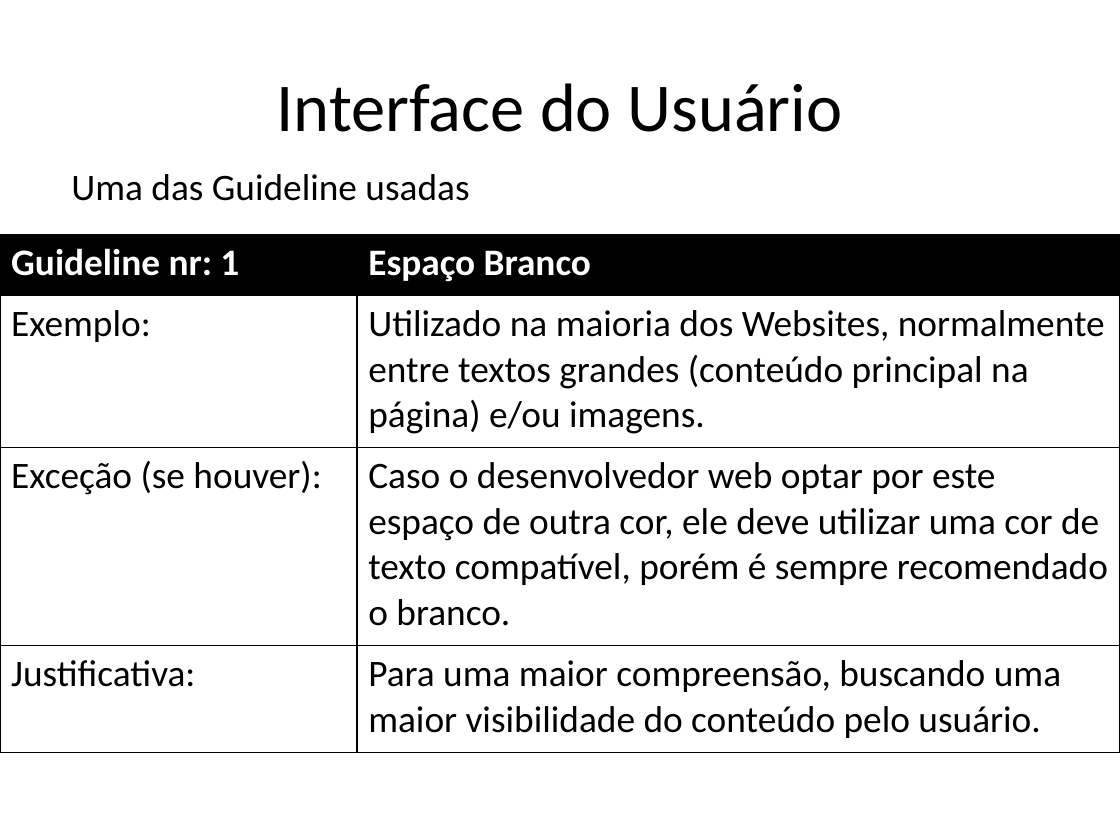
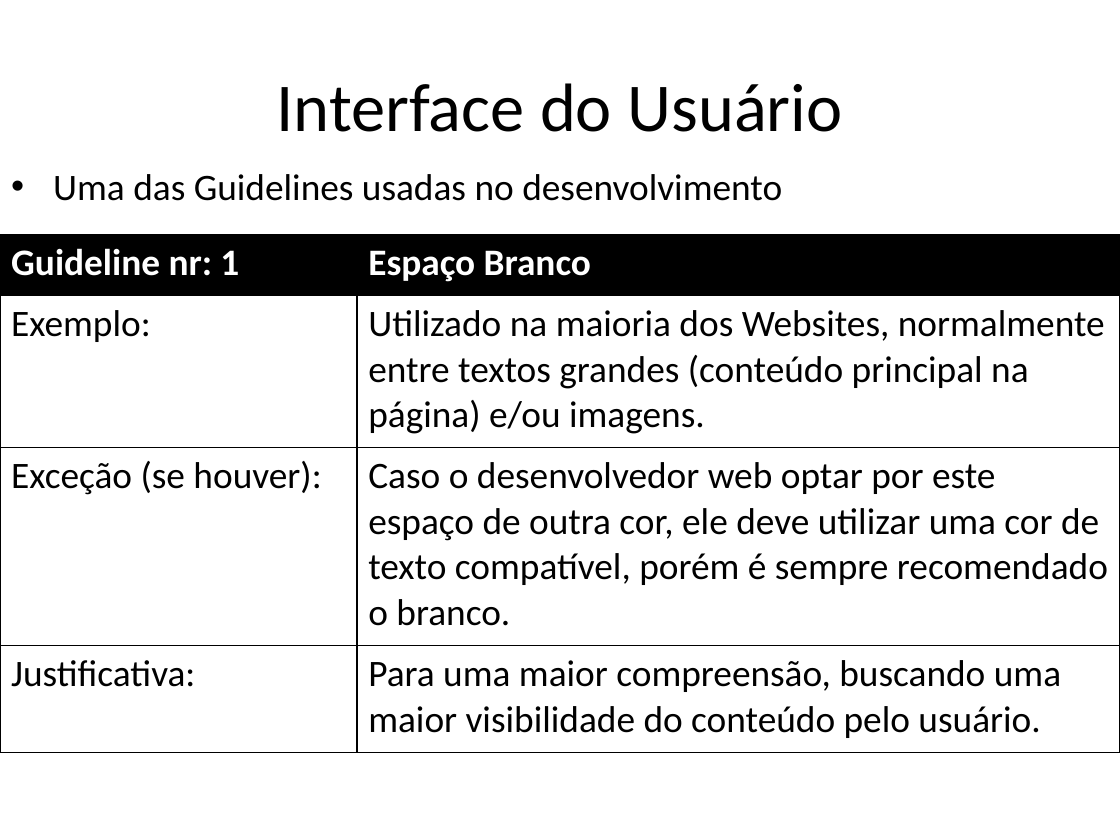
Before and after one commit to kokmz/TCCHUE, a slide deck: slide 13 of documentacao/G4_Apresentacao2sem2014_Final.pptx (slide 14 before the commit). Drawn at 1120x840 pixels with LibreOffice and Linux fonts; fonts in the diff are those of the drawing; background and template pictures are left out. Boxes give left, top, right and bottom in pixels: in the first picture for what was removed or moved away, otherwise in the second. Text is boxed around its words. In the diff, an @@ line names an element or a change of style, - is before the commit and + after.

```diff
--- a/documentacao/G4_Apresentacao2sem2014_Final.pptx
+++ b/documentacao/G4_Apresentacao2sem2014_Final.pptx
@@ text at (53, 174, 782, 201): text changed @@
-Uma das Guideline usadas
+• Uma das Guidelines usadas no desenvolvimento
```
Also in this commit, not shown: 22 other slides changed, 17 slides added, 1 slide removed.
